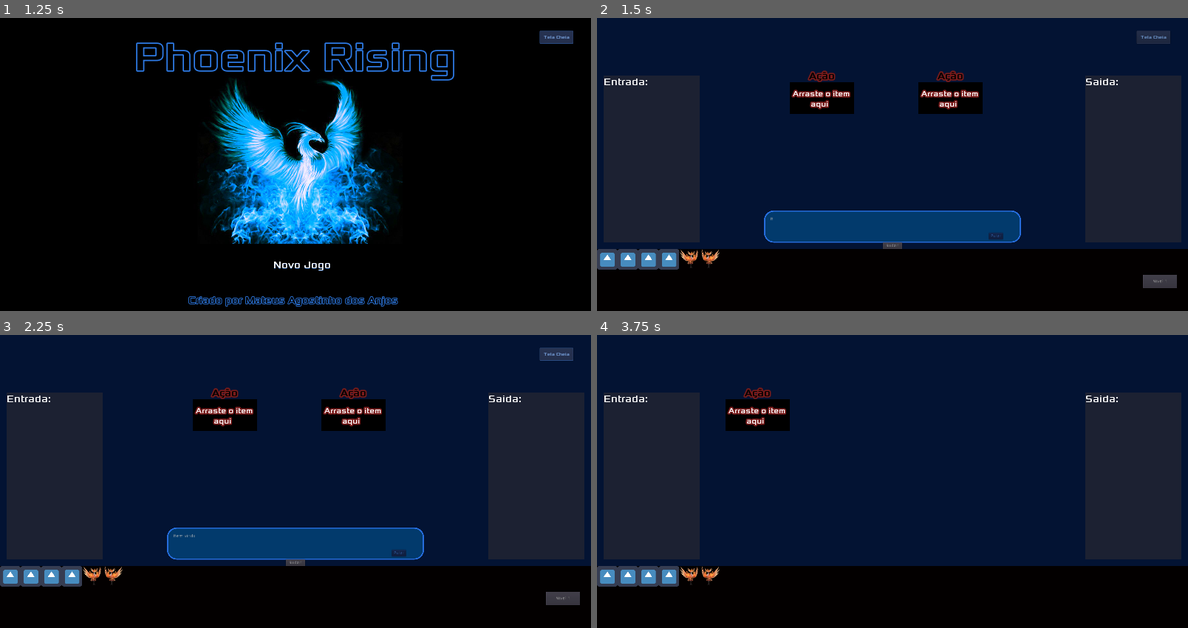
Above: before the commit, frames 1-4 (two rows, left to right).
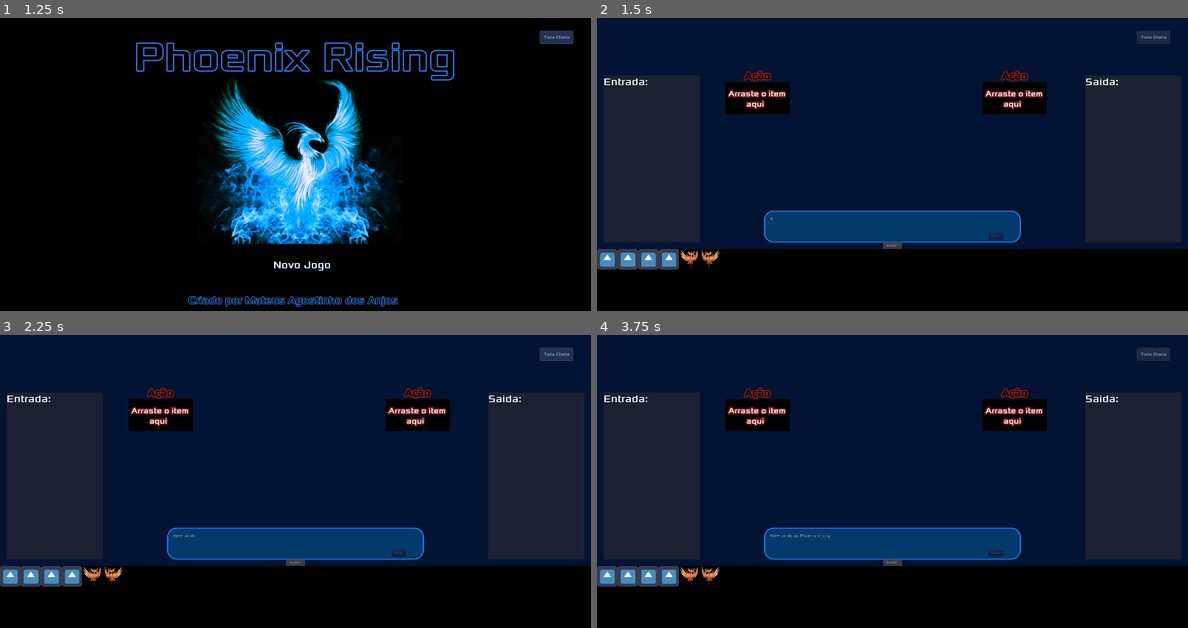
Above: after the commit, the same moments.

Repository: MateusdosAnjos/MAC0499
Game: Godot game, scene res://TelaInicial/TitleScreen.tscn
Two runs of this game, one before a commit and one after it. Both use one fixed random seed, a clock stepped at 60 frames per second and the inputs below.
Inputs:
- Up to frame 1 (1.25 s): click "Tela Cheia" at 0.5 s
- Up to frame 2 (1.5 s): click "Novo Jogo" at 1.25 s
- Up to frame 3 (2.25 s): click "Tela Cheia" at 2 s
- Up to frame 4 (3.75 s): click "Pular" at 2.75 s; click "Nivel 1" at 3.5 s

Frame 1 is identical in both runs. In frame 2, 5.5% of the frame differs, in the area x 21-99%, y 17-93%; in frame 3, 5.5%; in frame 4, 6.4%, in the area x 28-97%, y 4-79%.

Commit message:
Help agora pode ser chamado para itens dentro dos Action Spaces

Diff:
--- a/Phoenix Rising/ActionSpace/Action.gd
+++ b/Phoenix Rising/ActionSpace/Action.gd
@@ -110,14 +110,3 @@
     else:
         message.hide()
     return
-
-func _on_Inventory_inv_help(pos):
-    var item = get_item_under_pos(pos)
-    if item == null:
-        return
-    else:
-        var id = item.get_meta("id")
-        var text = helpPopup.get_children()
-        text[0].set_bbcode(ItemDB.get_item(id)["help"])
-        helpPopup.popup_centered_ratio(0.5)
-    return
--- a/Phoenix Rising/Tutorial/Tutorial.gd
+++ b/Phoenix Rising/Tutorial/Tutorial.gd
@@ -8,3 +8,7 @@
 
 func _on_Nivel_1_pressed():
     get_tree().change_scene("res://Nivel1/Nivel1.tscn")
+
+
+func _on_Inventory_inv_help():
+    pass # Replace with function body.
--- a/Phoenix Rising/Tutorial/Tutorial.tscn
+++ b/Phoenix Rising/Tutorial/Tutorial.tscn
@@ -2,11 +2,11 @@
 
 [ext_resource path="res://Tutorial/Tutorial.gd" type="Script" id=1]
 [ext_resource path="res://Tutorial/DialogBox.tscn" type="PackedScene" id=2]
-[ext_resource path="res://ItensDoJogo/Inventory.tscn" type="PackedScene" id=3]
-[ext_resource path="res://ActionSpace/ActionSpace.tscn" type="PackedScene" id=4]
-[ext_resource path="res://TelaInicial/FullScreen.tscn" type="PackedScene" id=5]
-[ext_resource path="res://EntradaSaida/InputOutput.tscn" type="PackedScene" id=6]
-[ext_resource path="res://ItensDoJogo/RunButton.gd" type="Script" id=7]
+[ext_resource path="res://TelaInicial/FullScreen.tscn" type="PackedScene" id=3]
+[ext_resource path="res://EntradaSaida/InputOutput.tscn" type="PackedScene" id=4]
+[ext_resource path="res://ItensDoJogo/RunButton.gd" type="Script" id=5]
+[ext_resource path="res://ItensDoJogo/Inventory.tscn" type="PackedScene" id=6]
+[ext_resource path="res://ActionSpace/ActionSpace.tscn" type="PackedScene" id=7]
 
 [node name="Tutorial" type="Control"]
 script = ExtResource( 1 )
@@ -20,26 +20,7 @@
 
 [node name="DialogBox" parent="." instance=ExtResource( 2 )]
 
-[node name="Inventory" parent="." instance=ExtResource( 3 )]
-margin_left = 0.0
-margin_top = 0.0
-margin_right = 0.0
-margin_bottom = 0.0
-
-[node name="ActionSpace" parent="Inventory" instance=ExtResource( 4 )]
-editor/display_folded = true
-margin_left = 600.0
-margin_top = 200.0
-margin_right = 800.0
-margin_bottom = 300.0
-
-[node name="ActionSpace2" parent="Inventory" instance=ExtResource( 4 )]
-margin_left = 1000.0
-margin_top = 200.0
-margin_right = 1200.0
-margin_bottom = 300.0
-
-[node name="FullScreen" parent="." instance=ExtResource( 5 )]
+[node name="FullScreen" parent="." instance=ExtResource( 3 )]
 
 [node name="Nivel 1" type="Button" parent="."]
 margin_left = 1700.0
@@ -58,9 +39,27 @@
 margin_right = 950.0
 margin_bottom = 720.0
 text = "Rodar!"
-script = ExtResource( 7 )
-[connection signal="entered_tree" from="Inventory/ActionSpace" to="Inventory" method="_on_ActionSpace_entered_tree"]
-[connection signal="entered_tree" from="Inventory/ActionSpace2" to="Inventory" method="_on_ActionSpace2_entered_tree"]
+script = ExtResource( 5 )
+
+[node name="Inventory" parent="." instance=ExtResource( 6 )]
+margin_left = 0.0
+margin_top = 0.0
+margin_right = 0.0
+margin_bottom = 0.0
+
+[node name="ActionSpace" parent="Inventory" instance=ExtResource( 7 )]
+margin_left = 400.0
+margin_top = 200.0
+margin_right = 600.0
+margin_bottom = 300.0
+
+[node name="ActionSpace2" parent="Inventory" instance=ExtResource( 7 )]
+margin_left = 1200.0
+margin_top = 200.0
+margin_right = 1400.0
+margin_bottom = 300.0
 [connection signal="pressed" from="FullScreen" to="." method="_on_FullScreen_pressed"]
 [connection signal="pressed" from="Nivel 1" to="." method="_on_Nivel_1_pressed"]
 [connection signal="pressed" from="Run" to="Run" method="_on_Run_pressed"]
+[connection signal="entered_tree" from="Inventory/ActionSpace" to="Inventory" method="_on_ActionSpace_entered_tree"]
+[connection signal="entered_tree" from="Inventory/ActionSpace2" to="Inventory" method="_on_ActionSpace2_entered_tree"]
--- a/Phoenix Rising/itensDoJogo/Grid.gd
+++ b/Phoenix Rising/itensDoJogo/Grid.gd
@@ -39,7 +39,6 @@
     var g_pos = pos_to_grid_coord(item_pos)
     var item_size = get_grid_size(item)
     set_grid_space(g_pos.x, g_pos.y, item_size.x, item_size.y, false)
-    items.remove(items.find(item))
     return item
 
 func get_item_under_pos(pos):
Not shown: 1 places in Phoenix Rising/Tutorial/Tutorial.tscn that only renumber resources
